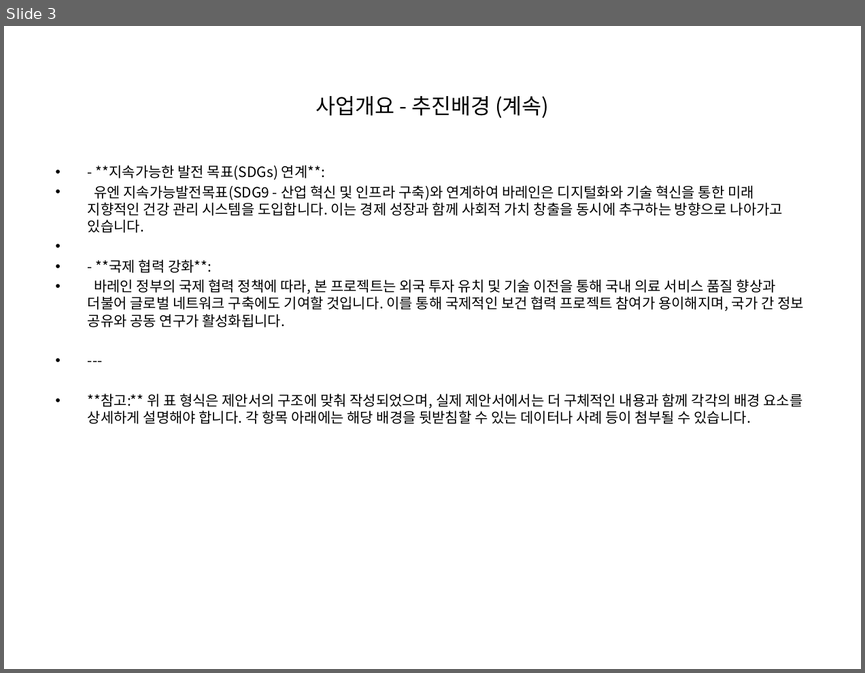
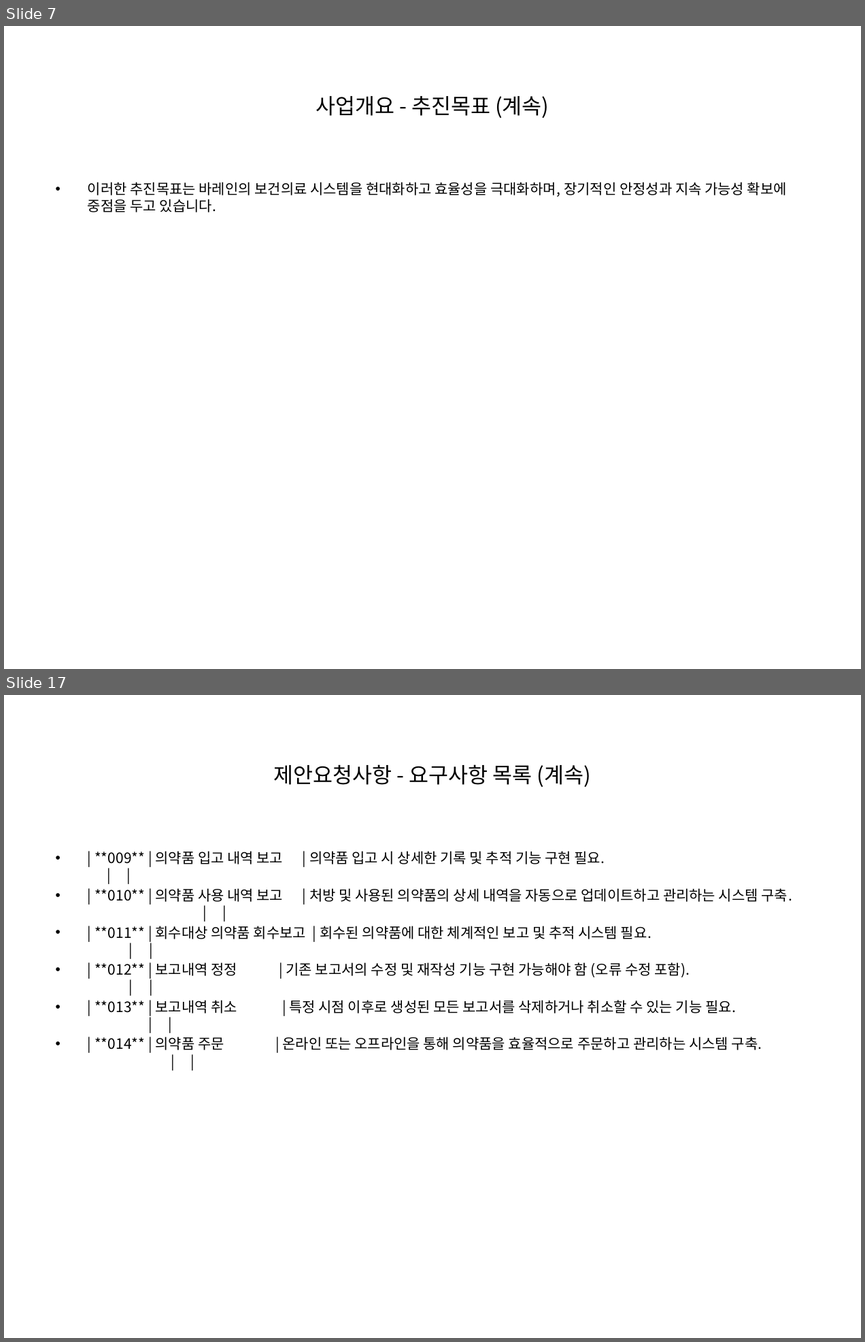
Before and after one commit to anskong/llm_mission, a slide deck: generated_ppt.pptx. Shown one above the other, each under a label of ours: slide 3 before the commit, slides 7 and 17 after it; the slides between them are not shown. The pictures are 865x673 and 865x1342 pixels, drawn with LibreOffice and Linux fonts; fonts in the diff are those of the drawing. Boxes give left, top, right and bottom in pixels: in the first picture for what was removed or moved away, otherwise in the second. Text is boxed around its words. In the diff, an @@ line names an element or a change of style, - is before the commit and + after.

```diff
--- a/generated_ppt.pptx
+++ b/generated_ppt.pptx
@@ slide 17 added at (4,695,861,1338), background #FFFFFF @@
@@ title added at (274,764,591,787), 18 pt, text #000000 @@
+제안요청사항 - 요구사항 목록 (계속)
@@ text added at (94,851,791,1050), 12 pt, text #000000 @@
+• | **009** | 의약품 입고 내역 보고 | 의약품 입고 시 상세한 기록 및 추적 기능 구현 필요. | |
+• | **010** | 의약품 사용 내역 보고 | 처방 및 사용된 의약품의 상세 내역을 자동으로 업데이트하고 관리하는 시스템 구축. | |
+• | **011** | 회수대상 의약품 회수보고 | 회수된 의약품에 대한 체계적인 보고 및 추적 시스템 필요. | |
+• | **012** | 보고내역 정정 | 기존 보고서의 수정 및 재작성 기능 구현 가능해야 함 (오류 수정 포함). | |
+• | **013** | 보고내역 취소 | 특정 시점 이후로 생성된 모든 보고서를 삭제하거나 취소할 수 있는 기능 필요. | |
+• | **014** | 의약품 주문 | 온라인 또는 오프라인을 통해 의약품을 효율적으로 주문하고 관리하는 시스템 구축. | |
@@ what was slide 3 is now slide 7 @@
@@ slide 7 changed as well @@
@@ title at (315,96,549,118): text changed @@
-사업개요 - 추진배경 (계속)
+사업개요 - 추진목표 (계속)
@@ text at (88,182,787,212): text changed @@
-• - **지속가능한 발전 목표(SDGs) 연계**:
-• 유엔 지속가능발전목표(SDG9 - 산업 혁신 및 인프라 구축)와 연계하여 바레인은 디지털화와 기술 혁신을 통한 미래 지향적인 건강 관리 시스템을 도입합니다. 이는 경제 성장과 함께 사회적 가치 창출을 동시에 추구하는 방향으로 나아가고 있습니다.
-• - **국제 협력 강화**:
-• 바레인 정부의 국제 협력 정책에 따라, 본 프로젝트는 외국 투자 유치 및 기술 이전을 통해 국내 의료 서비스 품질 향상과 더불어 글로벌 네트워크 구축에도 기여할 것입니다. 이를 통해 국제적인 보건 협력 프로젝트 참여가 용이해지며, 국가 간 정보 공유와 공동 연구가 활성화됩니다.
-• ---
-• **참고:** 위 표 형식은 제안서의 구조에 맞춰 작성되었으며, 실제 제안서에서는 더 구체적인 내용과 함께 각각의 배경 요소를 상세하게 설명해야 합니다. 각 항목 아래에는 해당 배경을 뒷받침할 수 있는 데이터나 사례 등이 첨부될 수 있습니다.
+• 이러한 추진목표는 바레인의 보건의료 시스템을 현대화하고 효율성을 극대화하며, 장기적인 안정성과 지속 가능성 확보에 중점을 두고 있습니다.
```
Also in this commit, not shown: 2 other slides changed, 18 other slides added, 1 other file.
